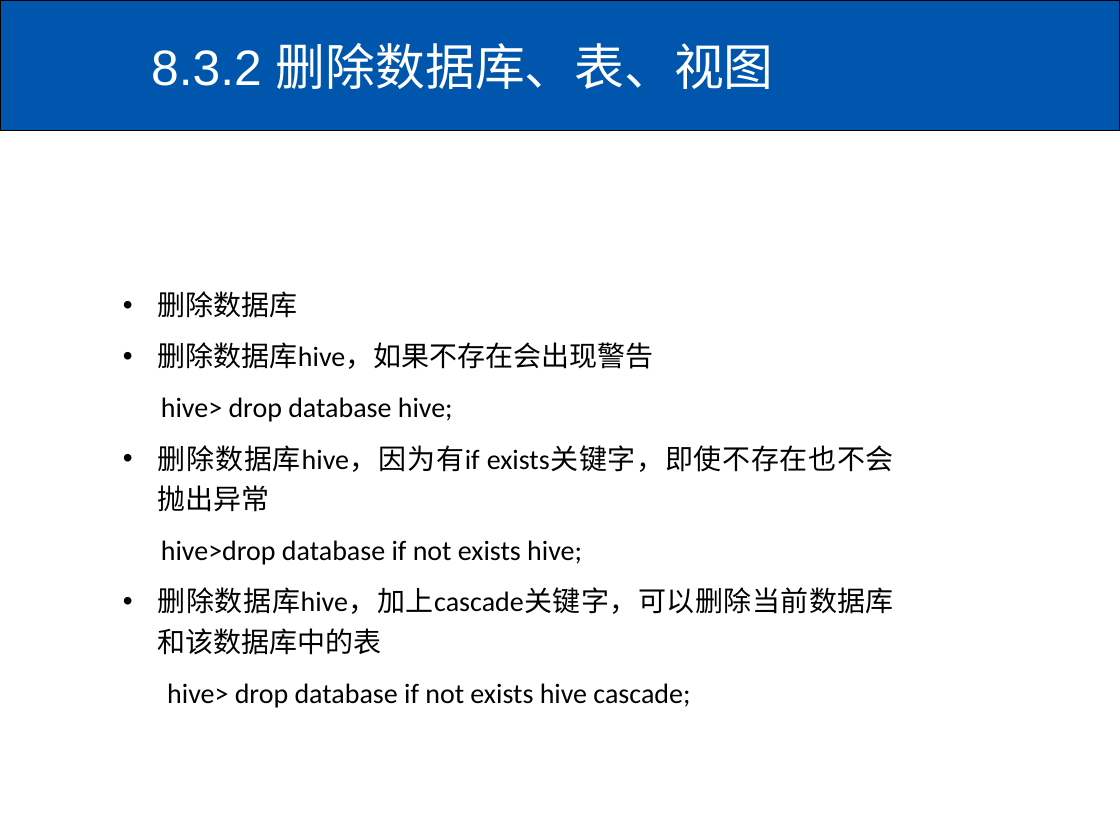
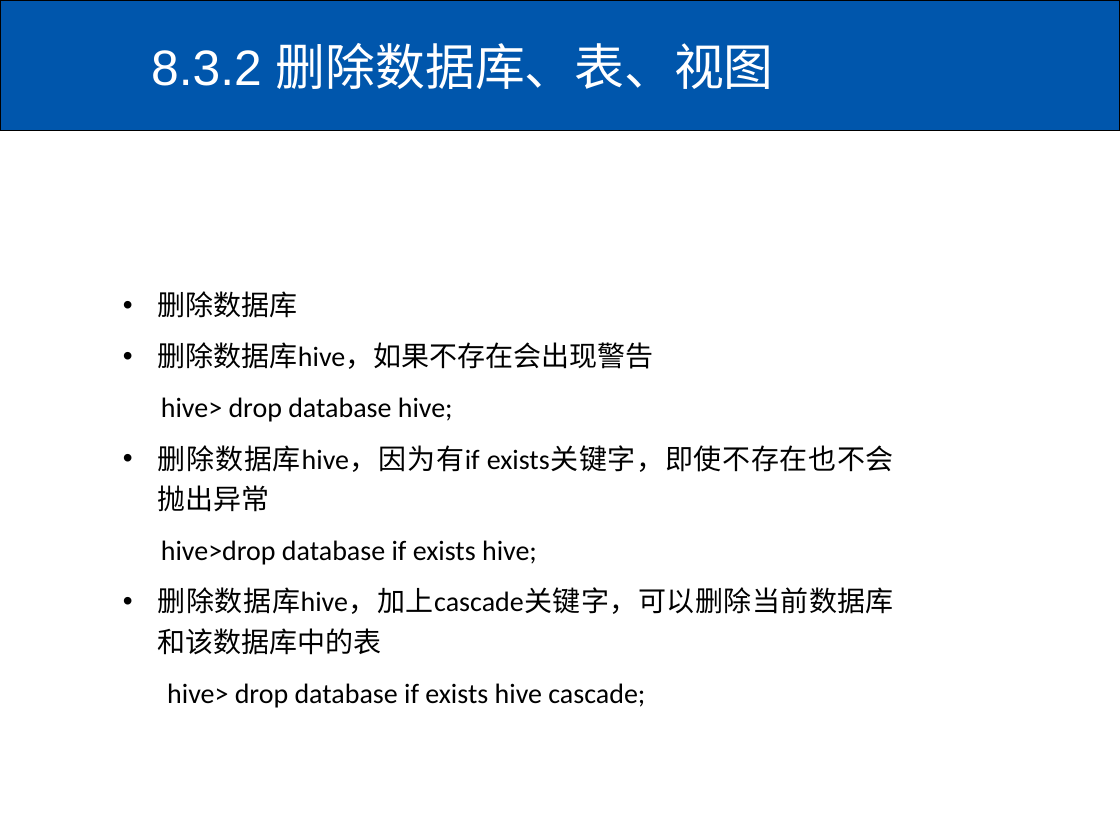
Before and after one commit to SZTU-Courses/IB00030-cloud-computing-2022, a slide deck: slide 17 of exps/exp8-hive/实验8.实验指导书.ppt. Drawn at 1120x840 pixels with LibreOffice and Linux fonts; fonts in the diff are those of the drawing. Boxes give left, top, right and bottom in pixels: in the first picture for what was removed or moved away, otherwise in the second. Text is boxed around its words. In the diff, an @@ line names an element or a change of style, - is before the commit and + after.

Commit message:
bug fix
1. 补充 Hive 初始化 mysql schema 命令，debug 命令
2. 补充 MySQL 8.0 的配置方法在ppt备注
3. 修正部分错误的 HiveQL

```diff
--- a/exps/exp8-hive/实验8.实验指导书.ppt
+++ b/exps/exp8-hive/实验8.实验指导书.ppt
@@ text at [161, 540, 537, 565]: text changed @@
-hive>drop database if not exists hive;
+hive>drop database if exists hive;
@@ text at [167, 683, 645, 708]: text changed @@
-hive> drop database if not exists hive cascade;
+hive> drop database if exists hive cascade;
```
Also in this commit, not shown: 3 other slides changed.
